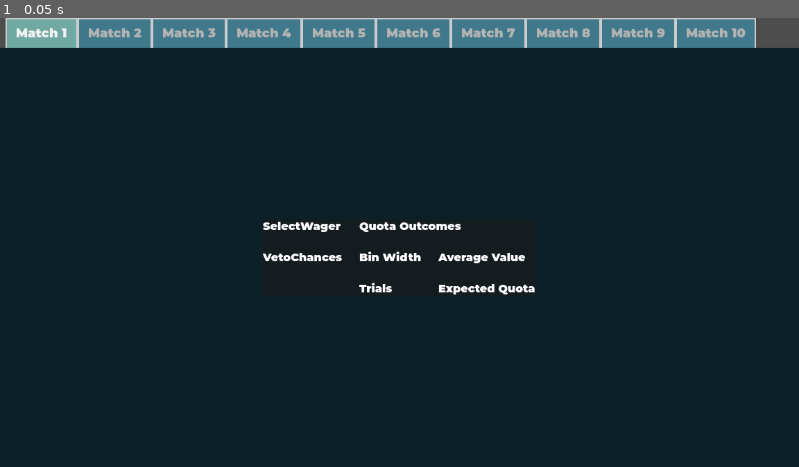
Above: before the commit, frame 1.
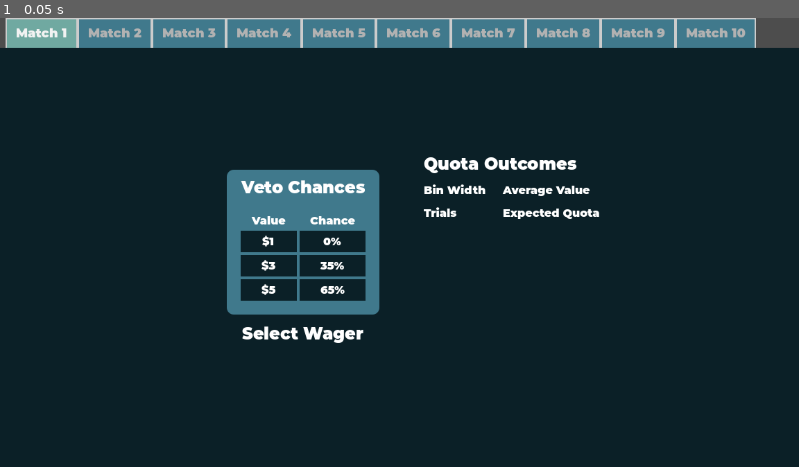
Above: after the commit, the same moment.

Repository: DauntingOcean44/Greedy-Pig
Game: Godot game, scene res://trials_hud.tscn
Same seed, same stepped clock (60 frames per second), same inputs: the game is played once before the commit and once after it. This scene is started directly instead of the project's main scene.
Inputs:
- Up to frame 1 (0.05 s): no input

The runs differ from the first frame. In frame 1, 6.1% of the frame differs, in the area x 28-75%, y 30-73%.

Commit message:
Veto Chance UI
The veto chance component of the trials UI has been stylized.

Diff:
--- a/themes/trials_style.tres
+++ b/themes/trials_style.tres
@@ -1,4 +1,29 @@
-[gd_resource type="Theme" load_steps=6 format=3 uid="uid://dv8kqrq4wobpt"]
+[gd_resource type="Theme" load_steps=9 format=3 uid="uid://dv8kqrq4wobpt"]
+
+[sub_resource type="StyleBoxFlat" id="StyleBoxFlat_k5jc6"]
+content_margin_left = 10.0
+content_margin_top = 10.0
+content_margin_right = 10.0
+content_margin_bottom = 10.0
+bg_color = Color(0.25098, 0.47451, 0.54902, 1)
+corner_radius_top_left = 10
+corner_radius_top_right = 10
+corner_radius_bottom_right = 10
+corner_radius_bottom_left = 10
+
+[sub_resource type="StyleBoxFlat" id="StyleBoxFlat_vt3ft"]
+content_margin_left = 30.0
+content_margin_top = 5.0
+content_margin_right = 30.0
+content_margin_bottom = 5.0
+bg_color = Color(0.0431373, 0.12549, 0.152941, 1)
+
+[sub_resource type="StyleBoxFlat" id="StyleBoxFlat_i5sth"]
+content_margin_left = 30.0
+content_margin_top = 30.0
+content_margin_right = 30.0
+content_margin_bottom = 30.0
+bg_color = Color(0.0431373, 0.12549, 0.152941, 1)
 
 [sub_resource type="StyleBoxFlat" id="StyleBoxFlat_6x0k1"]
 bg_color = Color(0.0431373, 0.12549, 0.152941, 1)
@@ -37,11 +62,22 @@
 border_width_right = 2
 
 [resource]
+ChildPanelContainer/base_type = &"PanelContainer"
+ChildPanelContainer/styles/panel = SubResource("StyleBoxFlat_k5jc6")
 HBoxContainer/constants/separation = 24
+Immutable/base_type = &"Label"
+Immutable/colors/font_color = Color(1, 1, 1, 1)
+Immutable/colors/font_outline_color = Color(1, 1, 1, 1)
+Immutable/styles/normal = SubResource("StyleBoxFlat_vt3ft")
+Mutable/base_type = &"Label"
+ParentPanelContainer/base_type = &"PanelContainer"
+ParentPanelContainer/styles/panel = SubResource("StyleBoxFlat_i5sth")
 TabContainer/font_sizes/font_size = 18
 TabContainer/styles/panel = SubResource("StyleBoxFlat_6x0k1")
 TabContainer/styles/tab_focus = SubResource("StyleBoxFlat_bnvxs")
 TabContainer/styles/tab_hovered = SubResource("StyleBoxFlat_kx30j")
 TabContainer/styles/tab_selected = SubResource("StyleBoxFlat_y1sjo")
 TabContainer/styles/tab_unselected = SubResource("StyleBoxFlat_kmklq")
-VBoxContainer/constants/separation = 24
+Title/base_type = &"Label"
+Title/font_sizes/font_size = 24
+VBoxContainer/constants/separation = 12
--- a/trials_content.tscn
+++ b/trials_content.tscn
@@ -21,26 +21,144 @@
 [node name="PanelContainer" type="PanelContainer" parent="CenterContainer"]
 layout_mode = 2
 theme = ExtResource("1_pha0k")
+theme_type_variation = &"ParentPanelContainer"
 
 [node name="HBoxContainer" type="HBoxContainer" parent="CenterContainer/PanelContainer"]
 layout_mode = 2
 
-[node name="VBoxContainer" type="VBoxContainer" parent="CenterContainer/PanelContainer/HBoxContainer"]
+[node name="Control" type="Control" parent="CenterContainer/PanelContainer/HBoxContainer"]
+clip_contents = true
+custom_minimum_size = Vector2(300, 300)
 layout_mode = 2
 
-[node name="SelectWagerLabel" type="Label" parent="CenterContainer/PanelContainer/HBoxContainer/VBoxContainer"]
+[node name="CenterContainer" type="CenterContainer" parent="CenterContainer/PanelContainer/HBoxContainer/Control"]
+layout_mode = 1
+anchors_preset = 15
+anchor_right = 1.0
+anchor_bottom = 1.0
+grow_horizontal = 2
+grow_vertical = 2
+
+[node name="VBoxContainer" type="VBoxContainer" parent="CenterContainer/PanelContainer/HBoxContainer/Control/CenterContainer"]
 layout_mode = 2
-text = "SelectWager"
 
-[node name="VetoChancesLabel" type="Label" parent="CenterContainer/PanelContainer/HBoxContainer/VBoxContainer"]
+[node name="PanelContainer" type="PanelContainer" parent="CenterContainer/PanelContainer/HBoxContainer/Control/CenterContainer/VBoxContainer"]
 layout_mode = 2
-text = "VetoChances"
+theme_type_variation = &"ChildPanelContainer"
+
+[node name="VBoxContainer" type="VBoxContainer" parent="CenterContainer/PanelContainer/HBoxContainer/Control/CenterContainer/VBoxContainer/PanelContainer"]
+layout_mode = 2
+
+[node name="VetoChancesLabel" type="Label" parent="CenterContainer/PanelContainer/HBoxContainer/Control/CenterContainer/VBoxContainer/PanelContainer/VBoxContainer"]
+layout_mode = 2
+theme_type_variation = &"Title"
+text = "Veto Chances"
+horizontal_alignment = 1
+vertical_alignment = 1
+
+[node name="CenterContainer" type="CenterContainer" parent="CenterContainer/PanelContainer/HBoxContainer/Control/CenterContainer/VBoxContainer/PanelContainer/VBoxContainer"]
+layout_mode = 2
+
+[node name="PanelContainer" type="PanelContainer" parent="CenterContainer/PanelContainer/HBoxContainer/Control/CenterContainer/VBoxContainer/PanelContainer/VBoxContainer/CenterContainer"]
+layout_mode = 2
+theme_type_variation = &"ChildPanelContainer"
+
+[node name="GridContainer" type="GridContainer" parent="CenterContainer/PanelContainer/HBoxContainer/Control/CenterContainer/VBoxContainer/PanelContainer/VBoxContainer/CenterContainer/PanelContainer"]
+layout_mode = 2
+columns = 2
+
+[node name="Value" type="Label" parent="CenterContainer/PanelContainer/HBoxContainer/Control/CenterContainer/VBoxContainer/PanelContainer/VBoxContainer/CenterContainer/PanelContainer/GridContainer"]
+layout_mode = 2
+size_flags_vertical = 6
+theme_type_variation = &"Subtitle"
+text = "Value"
+horizontal_alignment = 1
+vertical_alignment = 1
+
+[node name="Chance" type="Label" parent="CenterContainer/PanelContainer/HBoxContainer/Control/CenterContainer/VBoxContainer/PanelContainer/VBoxContainer/CenterContainer/PanelContainer/GridContainer"]
+layout_mode = 2
+size_flags_vertical = 6
+text = "Chance"
+horizontal_alignment = 1
+vertical_alignment = 1
+
+[node name="Value1" type="Label" parent="CenterContainer/PanelContainer/HBoxContainer/Control/CenterContainer/VBoxContainer/PanelContainer/VBoxContainer/CenterContainer/PanelContainer/GridContainer"]
+layout_mode = 2
+size_flags_horizontal = 3
+size_flags_vertical = 6
+theme = ExtResource("1_pha0k")
+theme_type_variation = &"Immutable"
+text = "$1
+"
+horizontal_alignment = 1
+vertical_alignment = 1
+
+[node name="Chance1" type="Label" parent="CenterContainer/PanelContainer/HBoxContainer/Control/CenterContainer/VBoxContainer/PanelContainer/VBoxContainer/CenterContainer/PanelContainer/GridContainer"]
+layout_mode = 2
+size_flags_horizontal = 3
+size_flags_vertical = 6
+theme = ExtResource("1_pha0k")
+theme_type_variation = &"Immutable"
+text = "0%
+"
+horizontal_alignment = 1
+vertical_alignment = 1
+
+[node name="Value2" type="Label" parent="CenterContainer/PanelContainer/HBoxContainer/Control/CenterContainer/VBoxContainer/PanelContainer/VBoxContainer/CenterContainer/PanelContainer/GridContainer"]
+layout_mode = 2
+size_flags_horizontal = 3
+size_flags_vertical = 6
+theme = ExtResource("1_pha0k")
+theme_type_variation = &"Immutable"
+text = "$3
+"
+horizontal_alignment = 1
+vertical_alignment = 1
+
+[node name="Chance2" type="Label" parent="CenterContainer/PanelContainer/HBoxContainer/Control/CenterContainer/VBoxContainer/PanelContainer/VBoxContainer/CenterContainer/PanelContainer/GridContainer"]
+layout_mode = 2
+size_flags_horizontal = 3
+size_flags_vertical = 6
+theme = ExtResource("1_pha0k")
+theme_type_variation = &"Immutable"
+text = "35%"
+horizontal_alignment = 1
+vertical_alignment = 1
+
+[node name="Value3" type="Label" parent="CenterContainer/PanelContainer/HBoxContainer/Control/CenterContainer/VBoxContainer/PanelContainer/VBoxContainer/CenterContainer/PanelContainer/GridContainer"]
+layout_mode = 2
+size_flags_horizontal = 3
+size_flags_vertical = 6
+theme = ExtResource("1_pha0k")
+theme_type_variation = &"Immutable"
+text = "$5"
+horizontal_alignment = 1
+vertical_alignment = 1
+
+[node name="Chance3" type="Label" parent="CenterContainer/PanelContainer/HBoxContainer/Control/CenterContainer/VBoxContainer/PanelContainer/VBoxContainer/CenterContainer/PanelContainer/GridContainer"]
+layout_mode = 2
+size_flags_horizontal = 3
+size_flags_vertical = 6
+theme = ExtResource("1_pha0k")
+theme_type_variation = &"Immutable"
+text = "65%
+"
+horizontal_alignment = 1
+vertical_alignment = 1
+
+[node name="SelectWagerLabel" type="Label" parent="CenterContainer/PanelContainer/HBoxContainer/Control/CenterContainer/VBoxContainer"]
+layout_mode = 2
+theme_type_variation = &"Title"
+text = "Select Wager"
+horizontal_alignment = 1
+vertical_alignment = 1
 
 [node name="VBoxContainer2" type="VBoxContainer" parent="CenterContainer/PanelContainer/HBoxContainer"]
 layout_mode = 2
 
 [node name="QuotaGraphLabel" type="Label" parent="CenterContainer/PanelContainer/HBoxContainer/VBoxContainer2"]
 layout_mode = 2
+theme_type_variation = &"Title"
 text = "Quota Outcomes"
 
 [node name="HBoxContainer" type="HBoxContainer" parent="CenterContainer/PanelContainer/HBoxContainer/VBoxContainer2"]
@@ -51,10 +169,12 @@
 
 [node name="BinWidthLabel" type="Label" parent="CenterContainer/PanelContainer/HBoxContainer/VBoxContainer2/HBoxContainer/VBoxContainer"]
 layout_mode = 2
+theme_type_variation = &"Subtitle"
 text = "Bin Width"
 
 [node name="TrialsLabel" type="Label" parent="CenterContainer/PanelContainer/HBoxContainer/VBoxContainer2/HBoxContainer/VBoxContainer"]
 layout_mode = 2
+theme_type_variation = &"Subtitle"
 text = "Trials"
 
 [node name="VBoxContainer2" type="VBoxContainer" parent="CenterContainer/PanelContainer/HBoxContainer/VBoxContainer2/HBoxContainer"]
@@ -62,8 +182,10 @@
 
 [node name="AverageVLabel" type="Label" parent="CenterContainer/PanelContainer/HBoxContainer/VBoxContainer2/HBoxContainer/VBoxContainer2"]
 layout_mode = 2
+theme_type_variation = &"Subtitle"
 text = "Average Value"
 
 [node name="ExpectedQLabel" type="Label" parent="CenterContainer/PanelContainer/HBoxContainer/VBoxContainer2/HBoxContainer/VBoxContainer2"]
 layout_mode = 2
+theme_type_variation = &"Subtitle"
 text = "Expected Quota"
